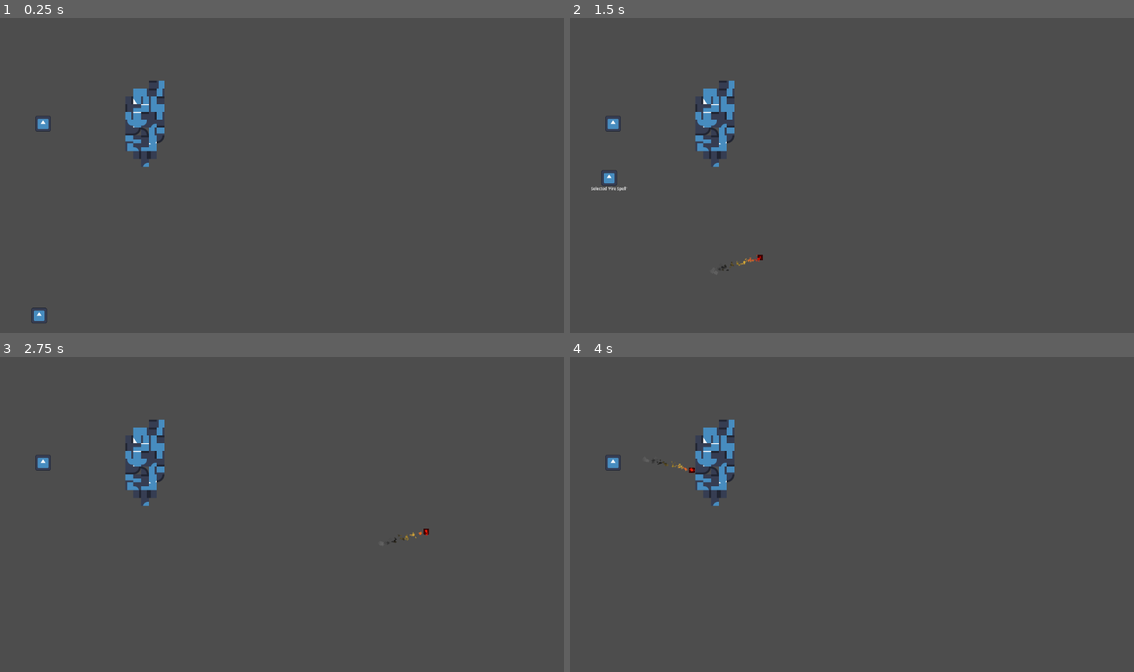
Above: before the commit, frames 1-4 (two rows, left to right).
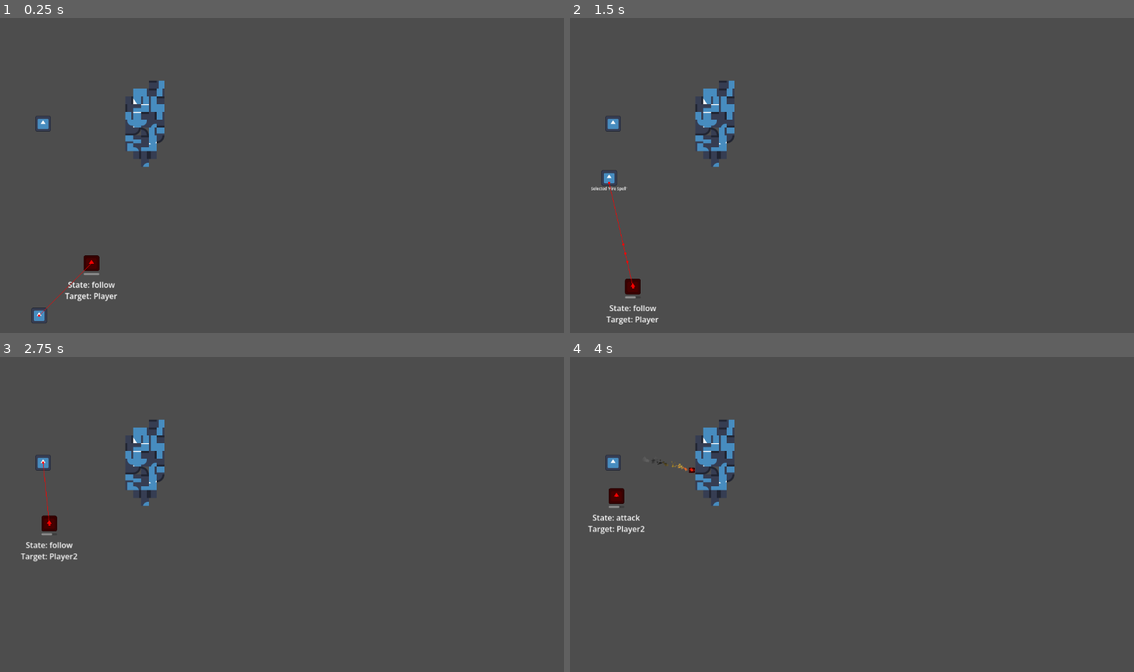
Above: after the commit, the same moments.

Repository: NIK-Pro-coder/coop-roguelike-reborn
Game: Godot game, scene res://main.tscn
Two runs of this game, one before a commit and one after it. Both use one fixed random seed, a clock stepped at 60 frames per second and the inputs below. The engine's default icon, where the game draws it, is replaced by a stand-in: a white triangle on a blue panel in a dark square.
Inputs (mouse positions are in pixels of both pictures, inside the frame that each line leads up to):
- Up to frame 1 (0.25 s): no input
- Up to frame 2 (1.5 s): tap Enter at 0.5 s; move the mouse to (823, 238) at 0.52 s; hold Tab (cycle_spell) 0.53-1.28 s; hold W (up) from 0.53 s (still down); click (823, 238) at 0.67 s; move the mouse to (1021, 222) at 1.27 s; right-click (1021, 222) at 1.35 s
- Up to frame 3 (2.75 s): move the mouse to (112, 467) at 2.02 s; release W (up) at 2.03 s; hold A (left) from 2.03 s (still down); hold Tab (cycle_spell) from 2.03 s (still down)
- Up to frame 4 (4 s): move the mouse to (880, 514) at 2.77 s; release Tab (cycle_spell) at 2.78 s; right-click (880, 514) at 2.85 s; click (880, 514) at 2.92 s; move the mouse to (767, 435) at 3.52 s; release A (left) at 3.53 s; hold S (down) from 3.53 s (still down); hold Tab (cycle_spell) from 3.53 s (still down)

The runs differ from the first frame. In frame 1, 0.4% of the frame differs, in the area x 6-21%, y 75-95%; in frame 2, 0.5%, in the area x 6-35%, y 52-98%; in frame 3, 0.5%; in frame 4, 0.4%.

Commit message:
Removed logic from BaseEnemy -> Moved to RunnerEnemy + Added state debugging for enemies

Diff:
--- a/Enemies/BaseEnemy/base_enemy.gd
+++ b/Enemies/BaseEnemy/base_enemy.gd
@@ -2,6 +2,8 @@
 class_name Enemy
 
 @onready var nav_agent: NavigationAgent2D = %NavAgent
+@onready var debug_state: RichTextLabel = %DebugState
+@onready var state_machine: StateMachine = %StateMachine
 
 var target: Player
 var retarget: float = .25
@@ -25,6 +27,9 @@
 func _ready() -> void:
   move_position = global_position
 
+  if !Qol.is_debugging:
+    debug_state.queue_free()
+
 func _process(delta: float) -> void:
   retarget -= delta
   if retarget <= 0.0:
@@ -32,6 +37,16 @@
 
   nav_agent.target_position = move_position
   nav_agent.max_speed = speed / 16.0
+
+  if Qol.is_debugging:
+    var state_name: String = "Skibidi"
+
+    for i: String in state_machine.states:
+      if state_machine.states[i] == state_machine.current_state:
+        state_name = i
+        break
+
+    debug_state.text = "State: %s\nTarget: %s" % [state_name, target.name]
 
 var move_delta: float = 0.0
 var target_vel: Vector2 = Vector2.ZERO
--- a/Enemies/BaseEnemy/base_enemy.tscn
+++ b/Enemies/BaseEnemy/base_enemy.tscn
@@ -3,8 +3,6 @@
 [ext_resource type="Texture2D" uid="uid://0msh4i528jdl" path="res://icon.svg" id="1_1ik2b"]
 [ext_resource type="Script" uid="uid://bdmjqu23lmdh" path="res://Enemies/BaseEnemy/base_enemy.gd" id="1_i5m5u"]
 [ext_resource type="Script" uid="uid://dqi86iea56asx" path="res://StateMachine/state_machine.gd" id="2_wg550"]
-[ext_resource type="Script" uid="uid://bm35bt0prpugp" path="res://StateMachine/States/follow_state.gd" id="4_jsne5"]
-[ext_resource type="Script" uid="uid://dve227ngbfwp4" path="res://StateMachine/States/attack_state.gd" id="5_8kltk"]
 [ext_resource type="Script" uid="uid://cvb3spfna5gpm" path="res://Hitbox/hurtbox.gd" id="6_6r630"]
 [ext_resource type="Script" uid="uid://bpbk0fsb4o1i3" path="res://Components/Health/hp_comp.gd" id="7_oojbt"]
 
@@ -26,17 +24,10 @@
 debug_color = Color(0.6651851, 0, 0, 0.42000002)
 
 [node name="StateMachine" type="Node" parent="." unique_id=527699795 node_paths=PackedStringArray("initial_state")]
+unique_name_in_owner = true
 script = ExtResource("2_wg550")
-initial_state = NodePath("Follow")
+initial_state = NodePath("")
 metadata/_custom_type_script = "uid://dqi86iea56asx"
-
-[node name="Follow" type="Node" parent="StateMachine" unique_id=1359509179]
-script = ExtResource("4_jsne5")
-metadata/_custom_type_script = "uid://bm35bt0prpugp"
-
-[node name="Attack" type="Node" parent="StateMachine" unique_id=1019162841]
-script = ExtResource("5_8kltk")
-metadata/_custom_type_script = "uid://dve227ngbfwp4"
 
 [node name="NavAgent" type="NavigationAgent2D" parent="." unique_id=96857620]
 unique_name_in_owner = true
@@ -69,5 +60,16 @@
 value = 100.0
 show_percentage = false
 
+[node name="DebugState" type="RichTextLabel" parent="." unique_id=838168134]
+unique_name_in_owner = true
+offset_left = -64.0
+offset_top = 32.0
+offset_right = 64.0
+offset_bottom = 72.0
+text = "State: Skibidi
+Target: Balls"
+fit_content = true
+horizontal_alignment = 1
+
 [connection signal="velocity_computed" from="NavAgent" to="." method="_on_nav_agent_velocity_computed"]
 [connection signal="died" from="HpComp" to="." method="died"]
--- /dev/null
+++ b/Enemies/RunnerEnemy/runner_enemy.tscn
@@ -0,0 +1,18 @@
+[gd_scene format=3 uid="uid://bit8olf6c1a81"]
+
+[ext_resource type="PackedScene" uid="uid://m5c1kwwxoqar" path="res://Enemies/BaseEnemy/base_enemy.tscn" id="1_4yc0m"]
+[ext_resource type="Script" uid="uid://bm35bt0prpugp" path="res://StateMachine/States/follow_state.gd" id="4_45isc"]
+[ext_resource type="Script" uid="uid://dve227ngbfwp4" path="res://StateMachine/States/attack_state.gd" id="5_bmnry"]
+
+[node name="RunnerEnemy" unique_id=1686810503 instance=ExtResource("1_4yc0m")]
+
+[node name="StateMachine" parent="." index="2" unique_id=527699795 node_paths=PackedStringArray("initial_state")]
+initial_state = NodePath("Follow")
+
+[node name="Follow" type="Node" parent="StateMachine" index="0" unique_id=1654314794]
+script = ExtResource("4_45isc")
+metadata/_custom_type_script = "uid://bm35bt0prpugp"
+
+[node name="Attack" type="Node" parent="StateMachine" index="1" unique_id=966613507]
+script = ExtResource("5_bmnry")
+metadata/_custom_type_script = "uid://dve227ngbfwp4"
--- /dev/null
+++ b/EnemyInfo/enemy_info.gd
@@ -0,0 +1,5 @@
+extends Resource
+class_name EnemyInfo
+
+@export var enemy: PackedScene
+@export_range(1.0, 100.0, 0.1, "or_greater") var value: float
--- a/main.tscn
+++ b/main.tscn
@@ -2,6 +2,7 @@
 
 [ext_resource type="PackedScene" uid="uid://cdhqce348kp2a" path="res://Player/player.tscn" id="1_ig7tw"]
 [ext_resource type="TileSet" uid="uid://c2jce6753fhst" path="res://main_tileset.tres" id="3_h2yge"]
+[ext_resource type="PackedScene" uid="uid://bit8olf6c1a81" path="res://Enemies/RunnerEnemy/runner_enemy.tscn" id="4_1bvp3"]
 
 [sub_resource type="NavigationPolygon" id="NavigationPolygon_h2yge"]
 vertices = PackedVector2Array(360, 280, 360, 104, 1003.1328, -96.828125, 1132.1172, 783.2969, -127.35156, -142.96875, 280, 104, 280, 120, 248, 120, 248, 136, 232, 136, -104.578125, 752.5703, 232, 296, 248, 296, 248, 312, 264, 312, 264, 328, 328, 328, 328, 312, 344, 312, 344, 280)
@@ -24,3 +25,6 @@
 [node name="TileMapLayer" type="TileMapLayer" parent="NavigationRegion2D" unique_id=1782479879]
 tile_map_data = PackedByteArray("AAAQABAAAAABAAUAAAAQAA8AAAADAAYAAAAQAA4AAAAGAAcAAAAQAA0AAAABAAYAAAAQAAwAAAAGAAMAAAAQAA …(624 unchanged characters)…
 tile_set = ExtResource("3_h2yge")
+
+[node name="RunnerEnemy" parent="." unique_id=1686810503 instance=ExtResource("4_1bvp3")]
+position = Vector2(200, 488)
--- a/qol.gd
+++ b/qol.gd
@@ -1,4 +1,7 @@
 extends Node
+
+var want_to_debug: bool = true
+var is_debugging: bool = want_to_debug and OS.is_debug_build()
 
 var main_theme: Theme = load("uid://dlrj8hj0dxq8r")
 
Not shown, added: EnemyInfo/enemy_info.gd.uid
